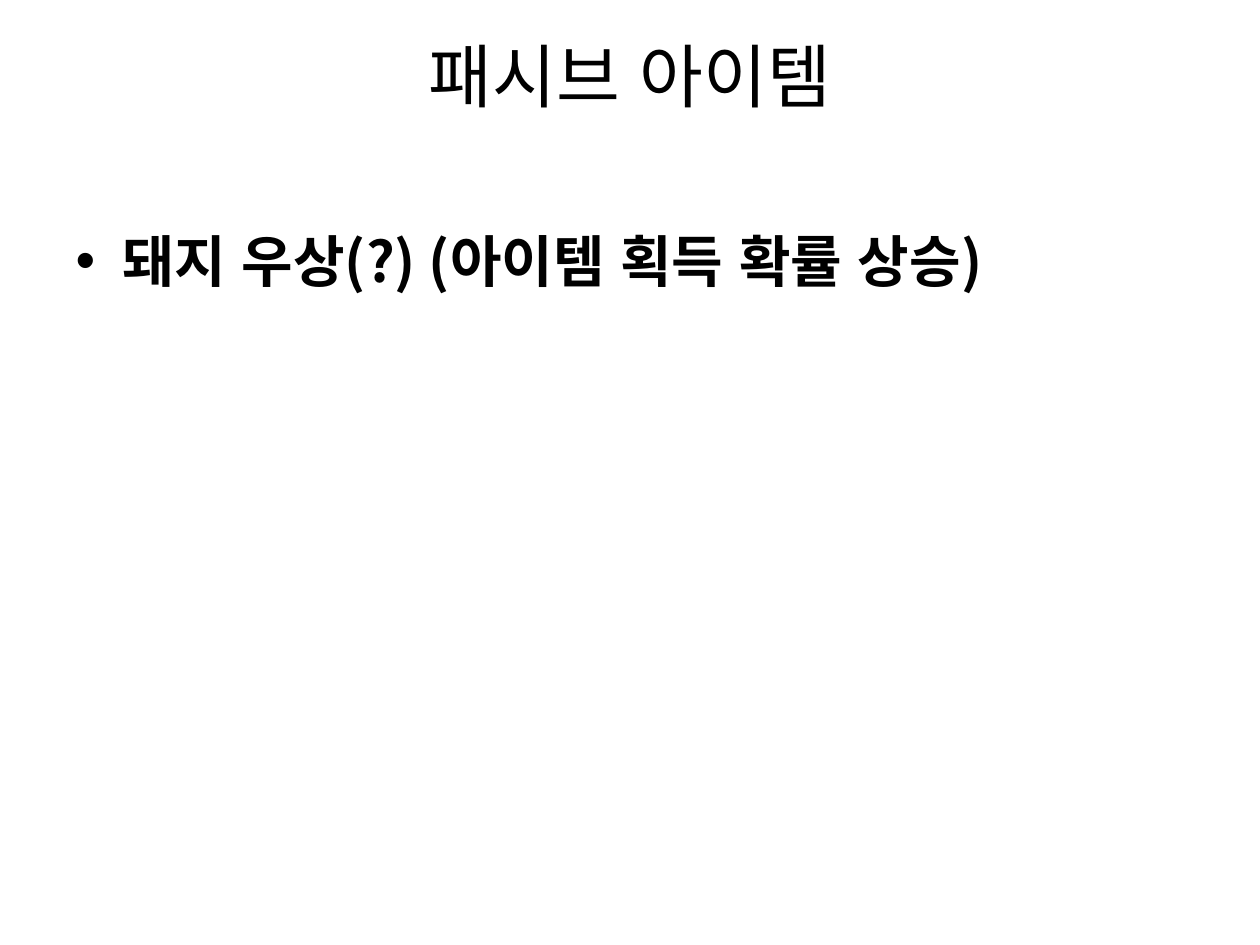
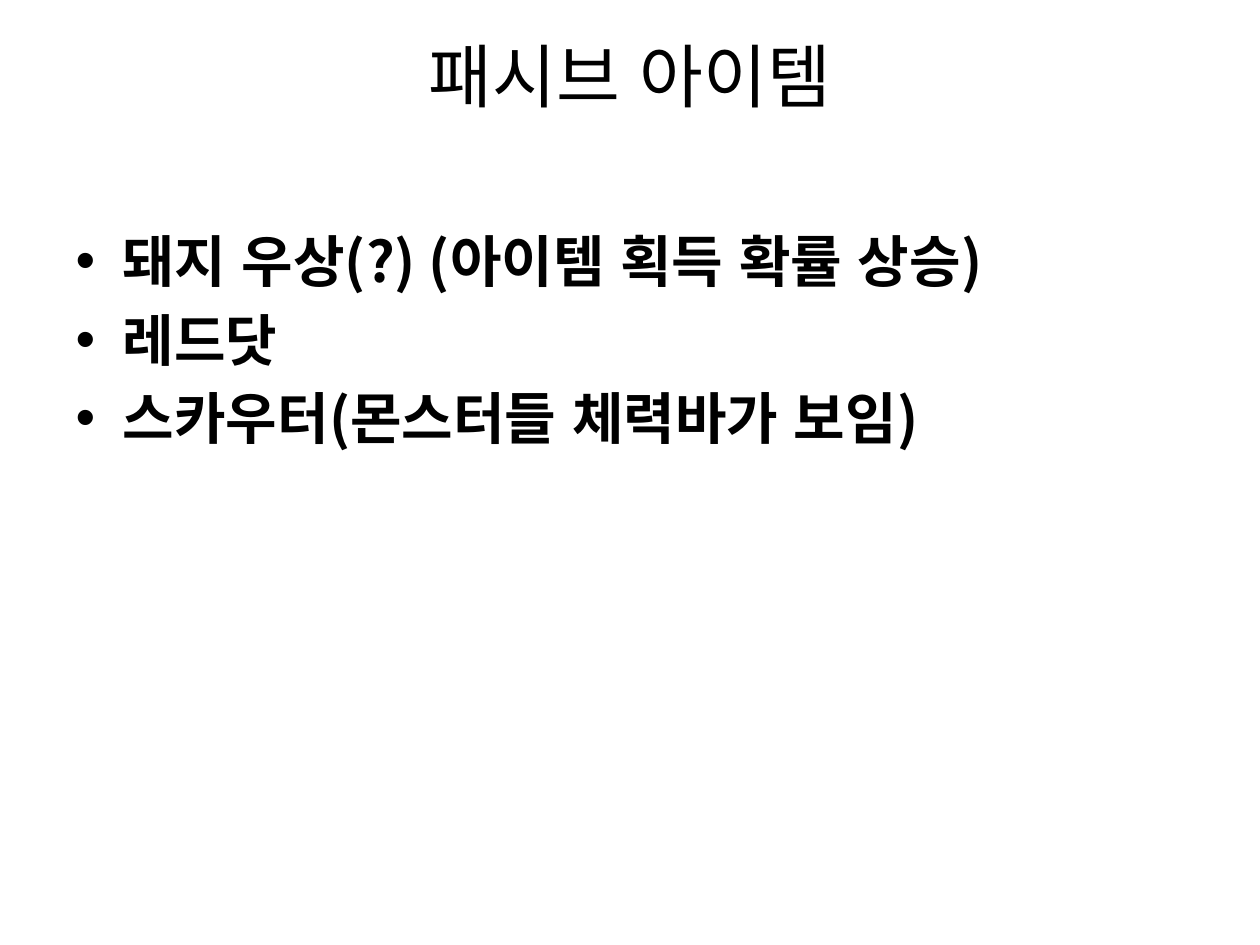
Before and after one commit to gkdlgndpdu/EscapeJail, a slide deck: slide 30 of EscapeJail/Assets/기획/스테이지1기획.pptx. Drawn at 1260x945 pixels with LibreOffice and Linux fonts; fonts in the diff are those of the drawing. Boxes give left, top, right and bottom in pixels: in the first picture for what was removed or moved away, otherwise in the second. Text is boxed around its words. In the diff, an @@ line names an element or a change of style, - is before the commit and + after.

Commit message:
쥐3,4 (근데 이제보니 몬스터들 무기는 오른쪽을 보고있군요 크흠.. ) , 기획조금 추가

```diff
--- a/EscapeJail/Assets/기획/스테이지1기획.pptx
+++ b/EscapeJail/Assets/기획/스테이지1기획.pptx
@@ text at <box>123,314,919,450</box>: paragraphs added @@
+• 레드닷
+• 스카우터(몬스터들 체력바가 보임)
```
Also in this commit, not shown: 1 other slide changed, 1 slide added, 59 other files.
